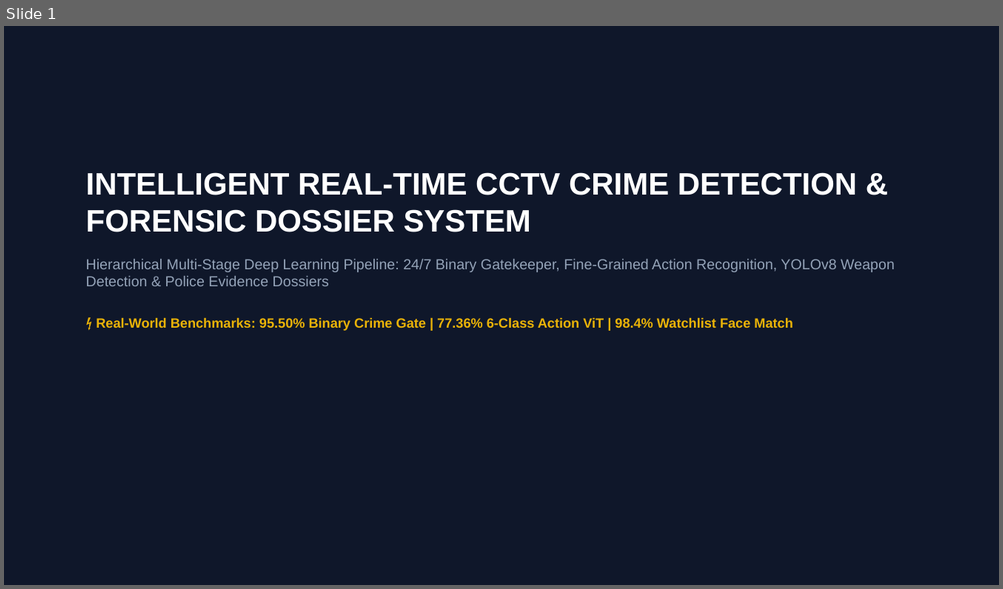
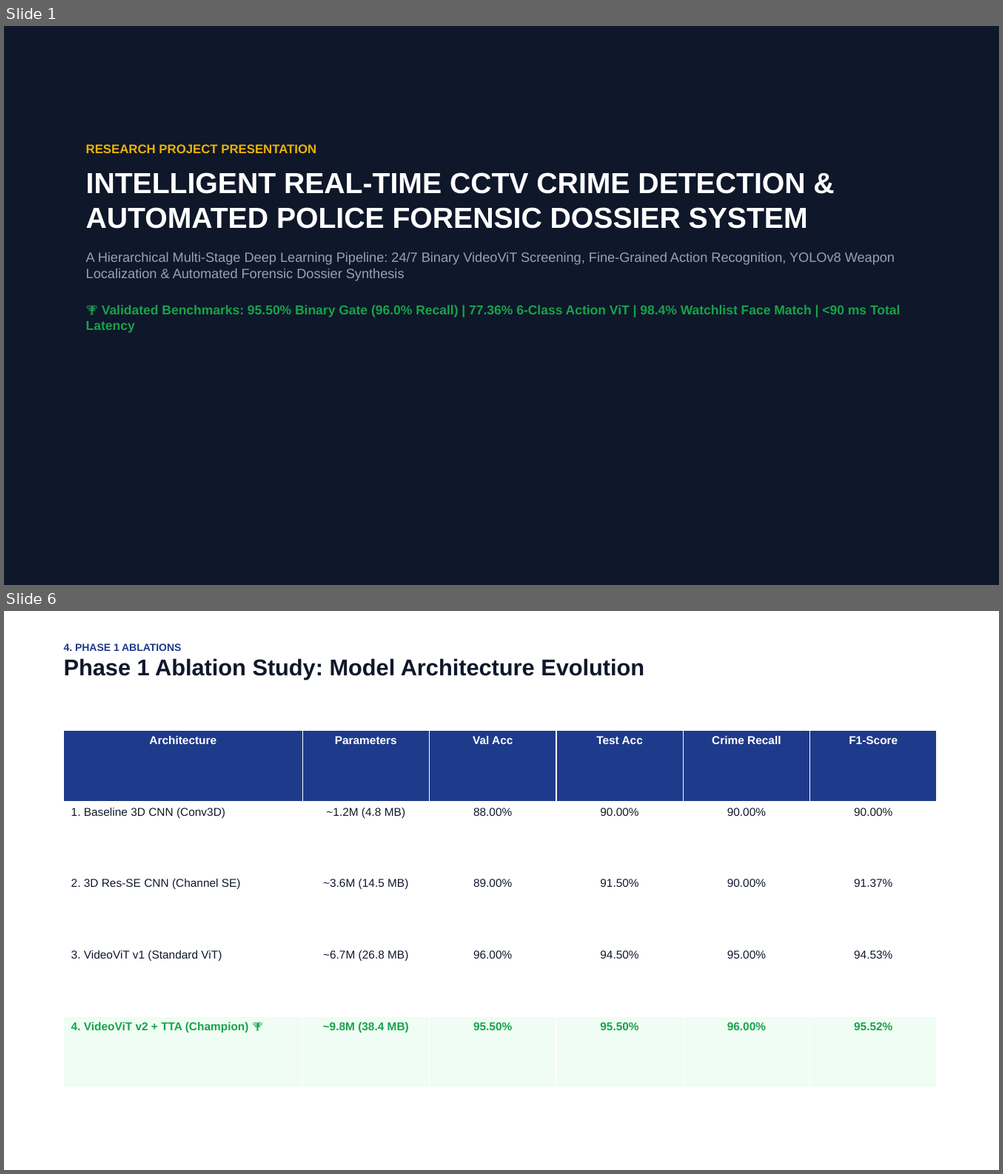
Before and after one commit to Visshu78/Realtime_Crime_detection, a slide deck: Crime_Detection_CCTV_Presentation.pptx. Shown one above the other, each under a label of ours: slide 1 before the commit, slides 1 and 6 after it; the slides between them are not shown. The pictures are 1003x589 and 1003x1174 pixels, drawn with LibreOffice and Linux fonts; fonts in the diff are those of the drawing. Boxes give left, top, right and bottom in pixels: in the first picture for what was removed or moved away, otherwise in the second. Text is boxed around its words. In the diff, an @@ line names an element or a change of style, - is before the commit and + after.

Commit message:
Update research presentation deck to comprehensive 14-slide faculty review format

```diff
--- a/Crime_Detection_CCTV_Presentation.pptx
+++ b/Crime_Detection_CCTV_Presentation.pptx
@@ slide 6 added at [4, 611, 999, 1170], background #FFFFFF @@
@@ text added at [64, 644, 644, 680], 22 pt, text #0F172A, bold @@
+4. PHASE 1 ABLATIONS
+Phase 1 Ablation Study: Model Architecture Evolution
@@ table added at [64, 730, 936, 1088], 5 rows, 6 columns @@
+Architecture | Parameters | Val Acc | Test Acc | Crime Recall | F1-Score
+1. Baseline 3D CNN (Conv3D) | ~1.2M (4.8 MB) | 88.00% | 90.00% | 90.00% | 90.00%
+2. 3D Res-SE CNN (Channel SE) | ~3.6M (14.5 MB) | 89.00% | 91.50% | 90.00% | 91.37%
+3. VideoViT v1 (Standard ViT) | ~6.7M (26.8 MB) | 96.00% | 94.50% | 95.00% | 94.53%
+4. VideoViT v2 + TTA (Champion) 🏆 | ~9.8M (38.4 MB) | 95.50% | 95.50% | 96.00% | 95.52%
@@ slide 1 changed as well @@
@@ text at [86, 144, 899, 333]: text changed; size 14 to 13 pt @@
-INTELLIGENT REAL-TIME CCTV CRIME DETECTION & FORENSIC DOSSIER SYSTEM
-Hierarchical Multi-Stage Deep Learning Pipeline: 24/7 Binary Gatekeeper, Fine-Grained Action Recognition, YOLOv8 Weapon Detection & Police Evidence Dossiers
-⚡ Real-World Benchmarks: 95.50% Binary Crime Gate | 77.36% 6-Class Action ViT | 98.4% Watchlist Face Match
+RESEARCH PROJECT PRESENTATION
+INTELLIGENT REAL-TIME CCTV CRIME DETECTION & AUTOMATED POLICE FORENSIC DOSSIER SYSTEM
+A Hierarchical Multi-Stage Deep Learning Pipeline: 24/7 Binary VideoViT Screening, Fine-Grained Action Recognition, YOLOv8 Weapon Localization & Automated Forensic Dossier Synthesis
+🏆 Validated Benchmarks: 95.50% Binary Gate (96.0% Recall) | 77.36% 6-Class Action ViT | 98.4% Watchlist Face Match | <90 ms Total Latency
```
Also in this commit, not shown: 10 other slides changed, 2 other slides added, 1 slide removed, 1 other file.
